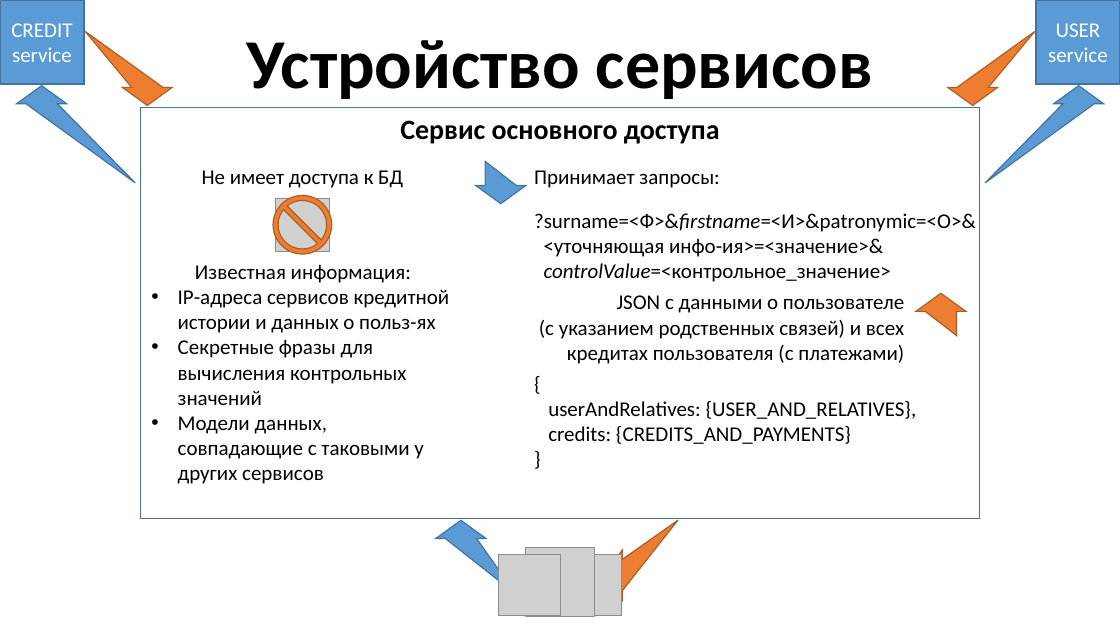
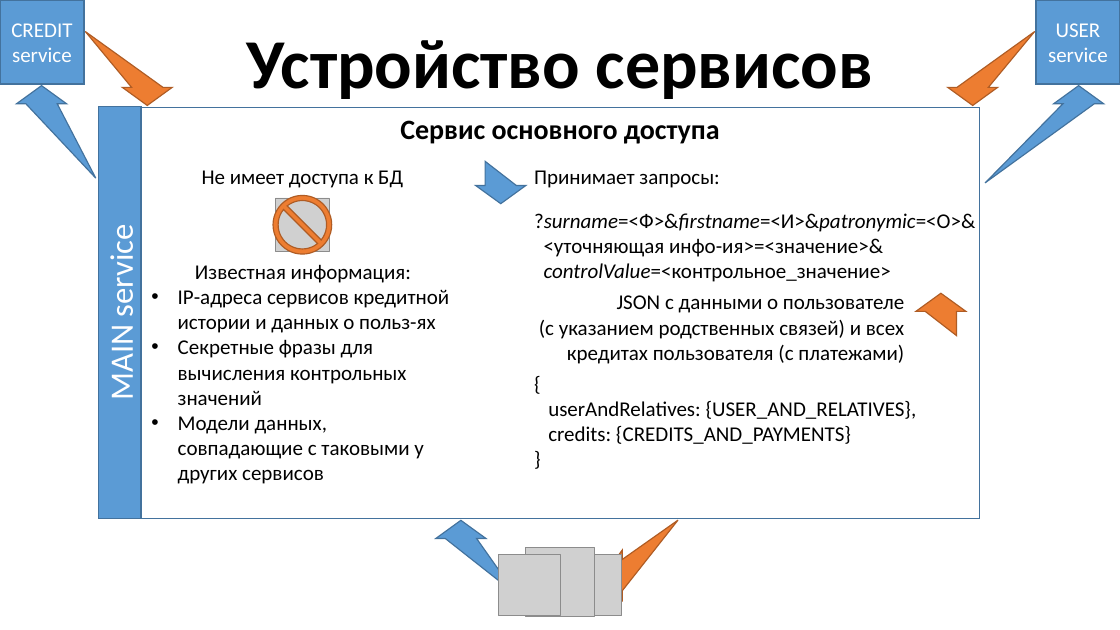
Before and after one commit to YoungTeurus/CreditAndUserServices, a slide deck: slide 10 of docs/Java 3 - presentation (without animation).pptx. Drawn at 1120x630 pixels with LibreOffice and Linux fonts; fonts in the diff are those of the drawing; grey boxes stand for pictures. Boxes give left, top, right and bottom in pixels: in the first picture for what was removed or moved away, otherwise in the second. Text is boxed around its words. In the diff, an @@ line names an element or a change of style, - is before the commit and + after.

```diff
--- a/docs/Java 3 - presentation (without animation).pptx
+++ b/docs/Java 3 - presentation (without animation).pptx
@@ freeform shape: place and size @@
-freeform shape at [16, 85, 135, 183]
+freeform shape at [17, 86, 96, 178]
@@ rectangle added at [99, 106, 142, 518], fill #5B9BD5, outline #43739E 1 pt, 28 pt, text #FFFFFF @@
+MAIN service
@@ text at [534, 213, 975, 232]: italic on in "?surname=<Ф>&firstname=<И>&patronymic=<О>&" @@
```
Also in this commit, not shown: 8 other slides changed, 3 slides added, 2 other files.
